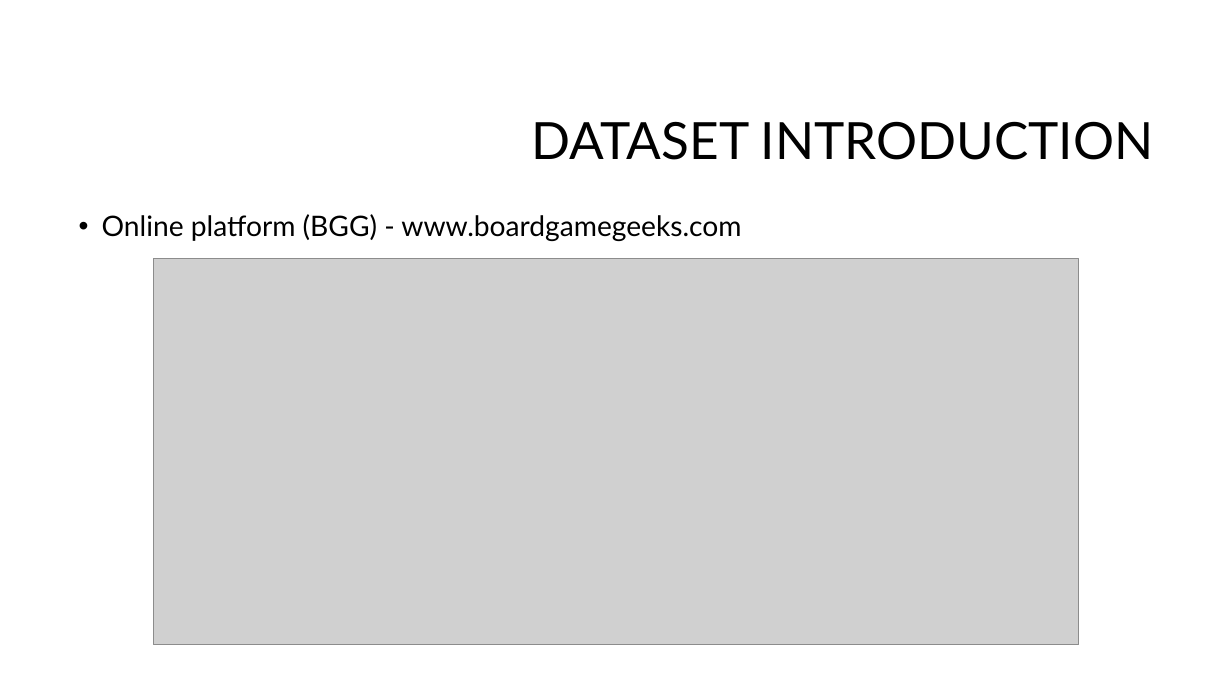
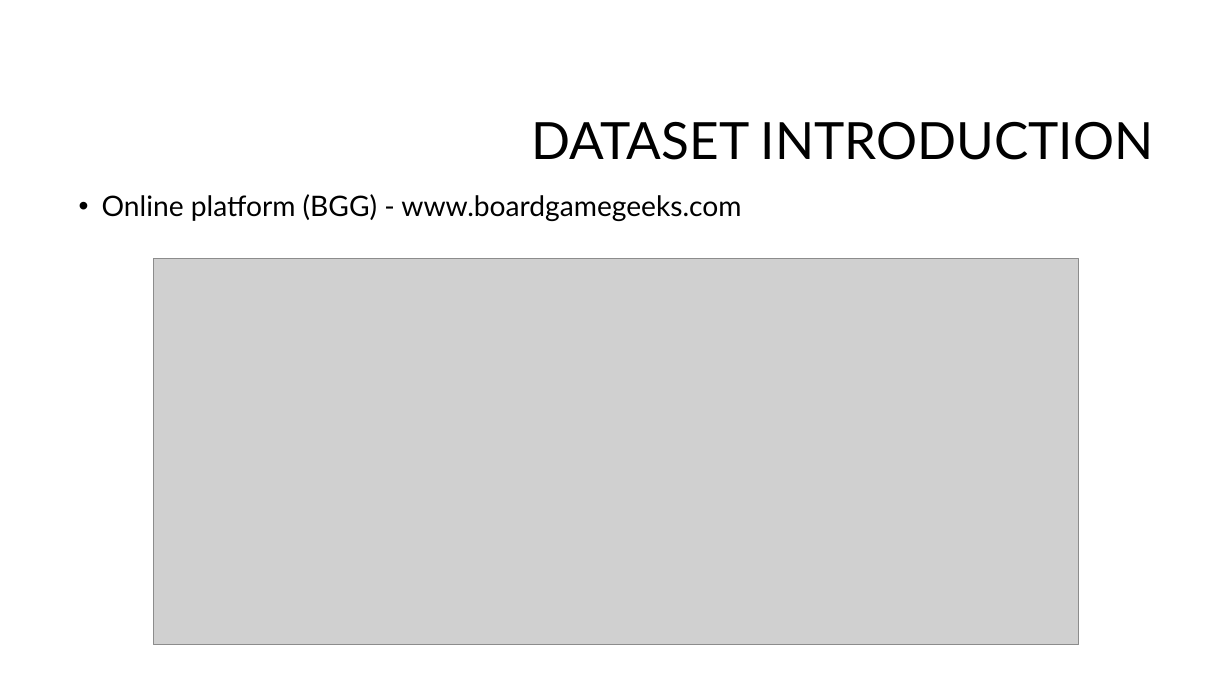
Before and after one commit to suhitasva/Python_EDA_Project_SVA, a slide deck: slide 4 of Boardgame_analysis_presentation.pptx. Drawn at 1232x693 pixels with LibreOffice and Linux fonts; fonts in the diff are those of the drawing; grey boxes stand for pictures; background and template pictures are left out. Boxes give left, top, right and bottom in pixels: in the first picture for what was removed or moved away, otherwise in the second. Text is boxed around its words. In the diff, an @@ line names an element or a change of style, - is before the commit and + after.

```diff
--- a/Boardgame_analysis_presentation.pptx
+++ b/Boardgame_analysis_presentation.pptx
@@ text "Online platform (BGG) - www.boardgamegeeks.com": place and size @@
-text "Online platform (BGG) - www.boardgamegeeks.com" at [102,214,741,241]
+text "Online platform (BGG) - www.boardgamegeeks.com" at [102,194,741,221]
```
Also in this commit, not shown: 7 other slides changed, 7 slides added.
